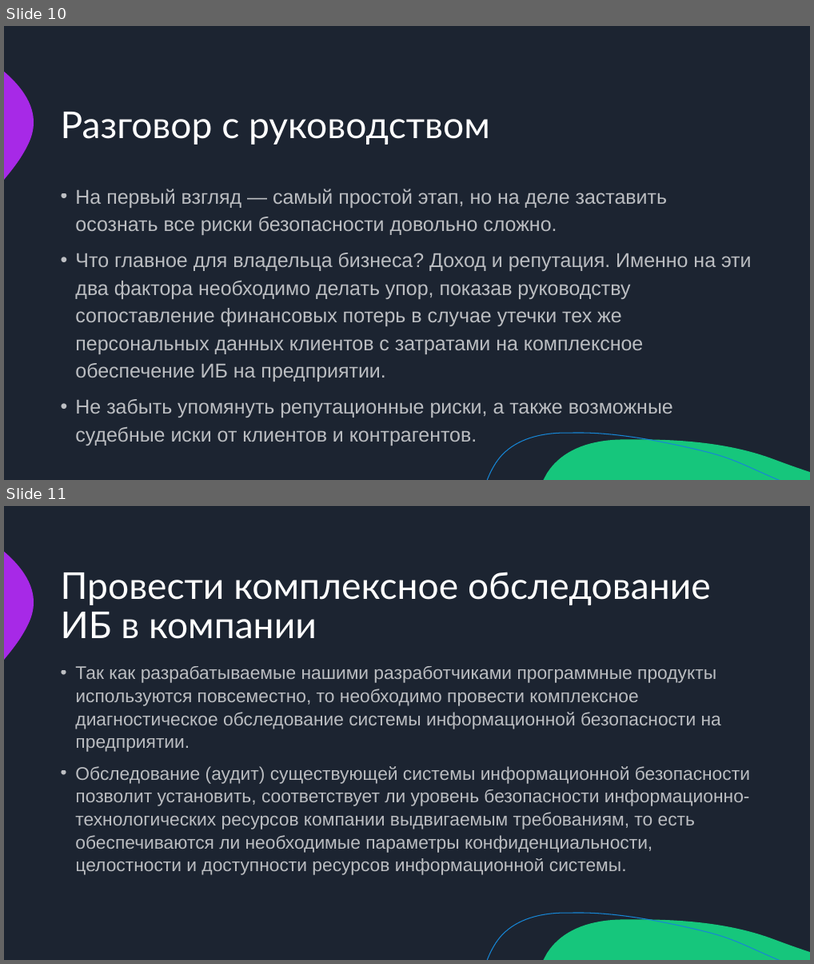
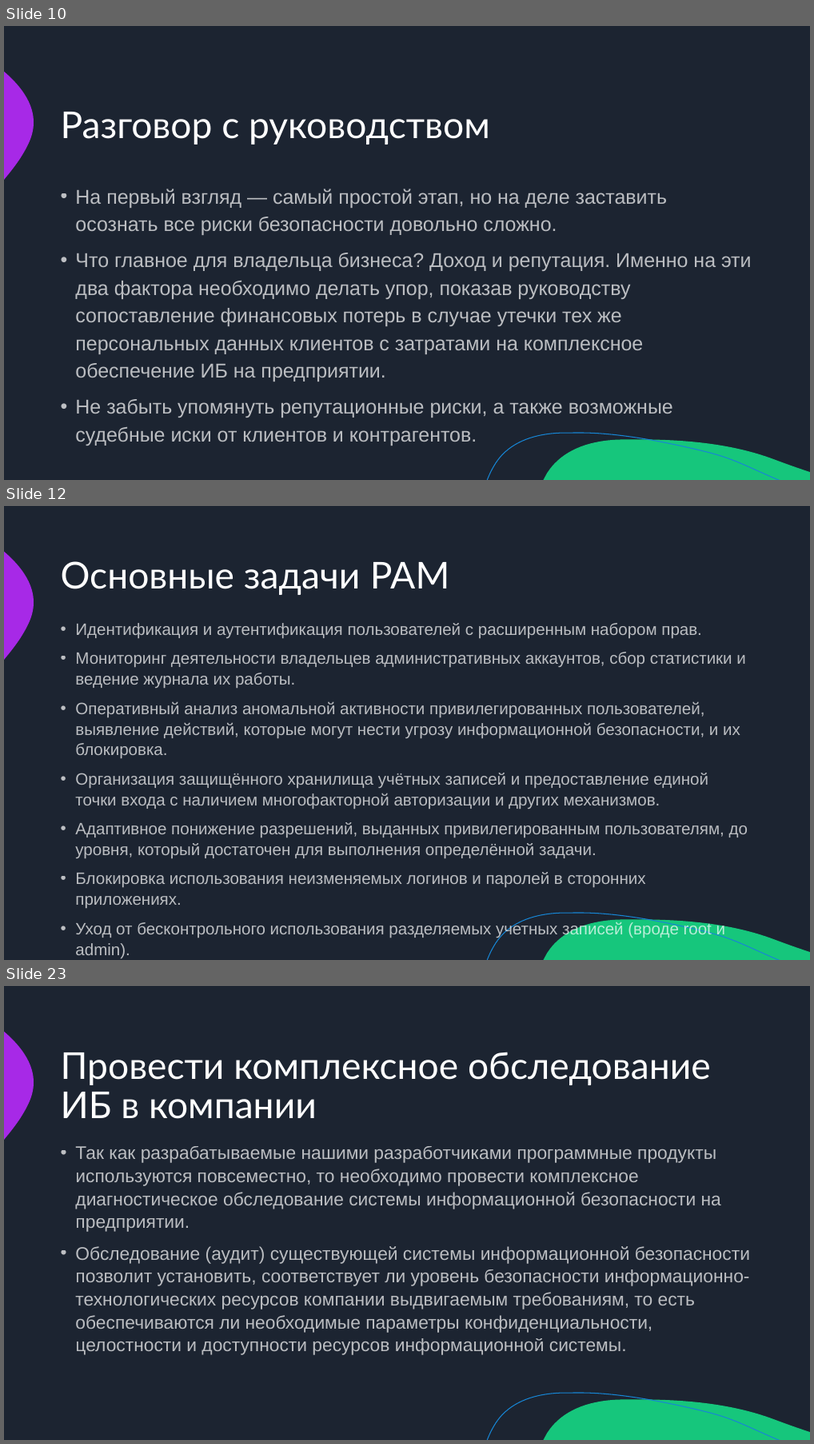
Before and after one commit to misterHush/pd, a slide deck: src/Овсянников_Презентация.pptx. Shown one above the other, each under a label of ours: slides 10 and 11 before the commit, slides 10, 12 and 23 after it; the slides between them are not shown. The pictures are 814x964 and 814x1444 pixels, drawn with LibreOffice and Linux fonts; fonts in the diff are those of the drawing. Boxes give left, top, right and bottom in pixels: in the first picture for what was removed or moved away, otherwise in the second. Text is boxed around its words. In the diff, an @@ line names an element or a change of style, - is before the commit and + after.

```diff
--- a/src/Овсянников_Презентация.pptx
+++ b/src/Овсянников_Презентация.pptx
@@ slide 12 added at bbox=[4, 506, 810, 960], background #1C2431; not listed: 3 template elements that a slide beside it also shows @@
@@ title added at bbox=[61, 561, 450, 595], 44 pt, text #FFFFFF @@
+Основные задачи PAM
@@ text added at bbox=[75, 623, 748, 938], 19.6 pt, text #FFFFFF at 70% opacity @@
+• Идентификация и аутентификация пользователей с расширенным набором прав.
+• Мониторинг деятельности владельцев административных аккаунтов, сбор статистики и ведение журнала их работы.
+• Оперативный анализ аномальной активности привилегированных пользователей, выявление действий, которые могут нести угрозу информационной безопасности, и их блокировка.
+• Организация защищённого хранилища учётных записей и предоставление единой точки входа с наличием многофакторной авторизации и других механизмов.
+• Адаптивное понижение разрешений, выданных привилегированным пользователям, до уровня, который достаточен для выполнения определённой задачи.
+• Блокировка использования неизменяемых логинов и паролей в сторонних приложениях.
+• Уход от бесконтрольного использования разделяемых учетных записей (вроде root и admin).
@@ what was slide 11 is now slide 23 @@
```
Also in this commit, not shown: 4 slides changed, 11 other slides added.
